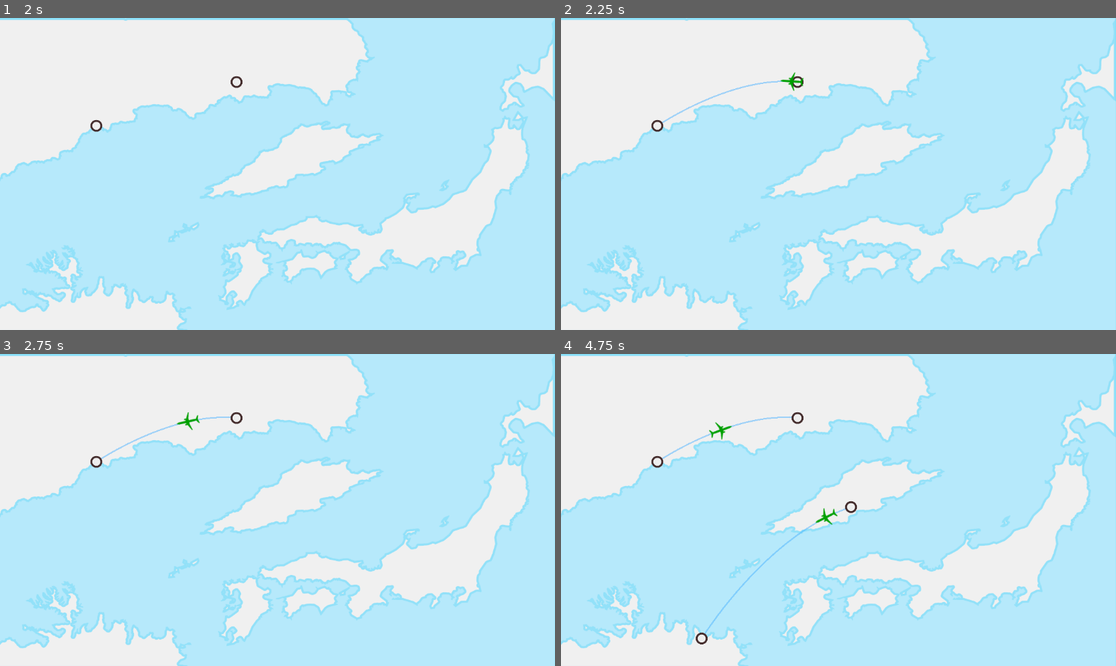
Above: before the commit, frames 1-4 (two rows, left to right).
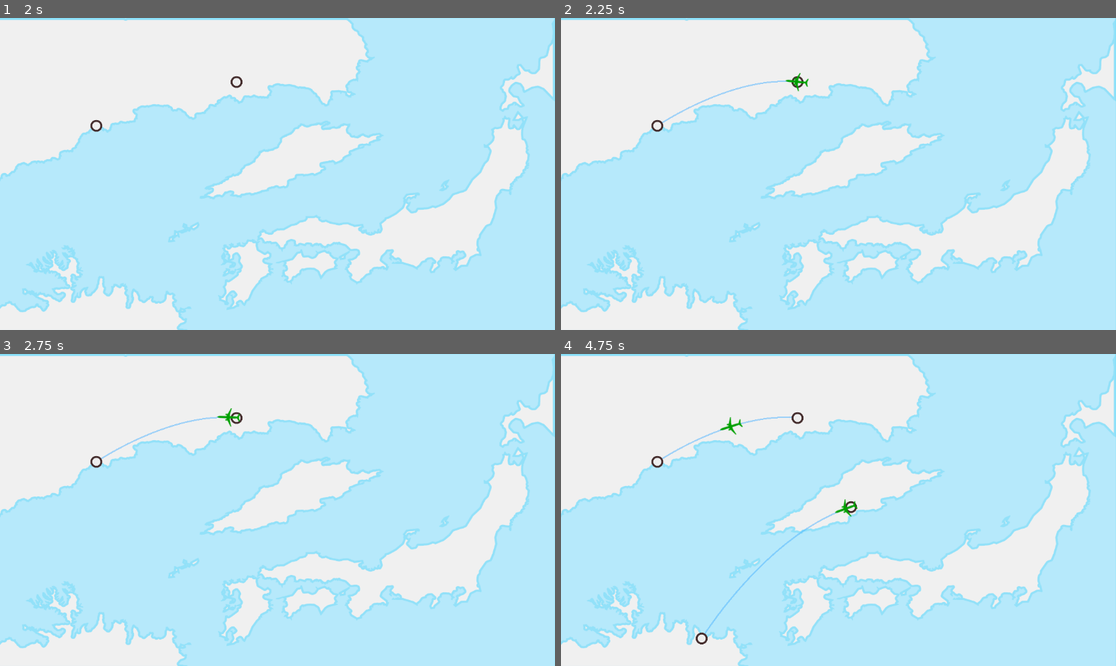
Above: after the commit, the same moments.

Repository: top-it-090304/Holding-Pattern
Game: Godot game, scene res://scene/Main.tscn
Same seed, same stepped clock (60 frames per second), same inputs: the game is played once before the commit and once after it.
Inputs (mouse positions are in pixels of both pictures, inside the frame that each line leads up to):
- Up to frame 1 (2 s): tap Enter at 0.5 s; move the mouse to (399, 158) at 0.52 s; click (399, 158) at 0.67 s; tap Space at 1.25 s; move the mouse to (238, 83) at 1.27 s; click (238, 83) at 1.42 s
- Up to frame 2 (2.25 s): tap Enter at 2 s; move the mouse to (655, 127) at 2.02 s; click (655, 127) at 2.17 s
- Up to frame 3 (2.75 s): no input
- Up to frame 4 (4.75 s): move the mouse to (810, 572) at 2.77 s; click (810, 572) at 2.92 s; move the mouse to (849, 506) at 3.52 s; click (849, 506) at 3.67 s; move the mouse to (699, 637) at 4.27 s; click (699, 637) at 4.42 s

Frame 1 is identical in both runs. In frame 2, 0.1% of the frame differs, in the area x 39-45%, y 17-24%; in frame 3, 0.1%; in frame 4, 0.3%, in the area x 26-54%, y 20-55%.

Commit message:
Add files via upload

Diff:
--- a/scripts/Plane.gd
+++ b/scripts/Plane.gd
@@ -1,27 +1,41 @@
 extends Sprite2D
 
-var flight_rout: Curve2D
+var flight_path: Curve2D
 var t: float = 0.0
-var speed: float = 180.0
+var speed: float = 0.4
 var forward: bool = true
-var total_lenght: float = 0.0
+
+func setup_with_curve(curve: Curve2D):
+ flight_path = curve
+ position = curve.get_point_position(0)
+
+func _process(delta):
+ if not flight_path: return
 
 
-func setup_with_curve(curve: Curve2D):
-	flight_rout = curve
-	total_lenght = curve.get_baked_length()
-	position = curve.get_point_position(0)
 
-func _process(delta):
-	if forward:
-		t += speed * delta
-		if t >= total_lenght:
-			forward = false
-	else:
-		t -= speed * delta
-		if t <= 0:
-			forward = true
+ var slow_speed = speed * (0.2 + 0.5 * sin(t * PI))
 
-	var new_pos = flight_rout.sample_baked(t)
-	look_at(new_pos + (new_pos - position))
-	position = new_pos
+ if forward:
+  t += slow_speed * delta
+  if t >= 1.0:
+   t = 1.0
+   arrival()
+ else:
+  t -= slow_speed * delta
+  if t <= 0.0:
+   t = 0.0
+   arrival()
+
+
+ var dist = t * flight_path.get_baked_length()
+ var new_pos = flight_path.sample_baked(dist)
+
+ look_at(new_pos)
+ position = new_pos
+
+func arrival():
+ forward = !forward
+ set_process(false)
+ await get_tree().create_timer(0.8).timeout
+ set_process(true)
